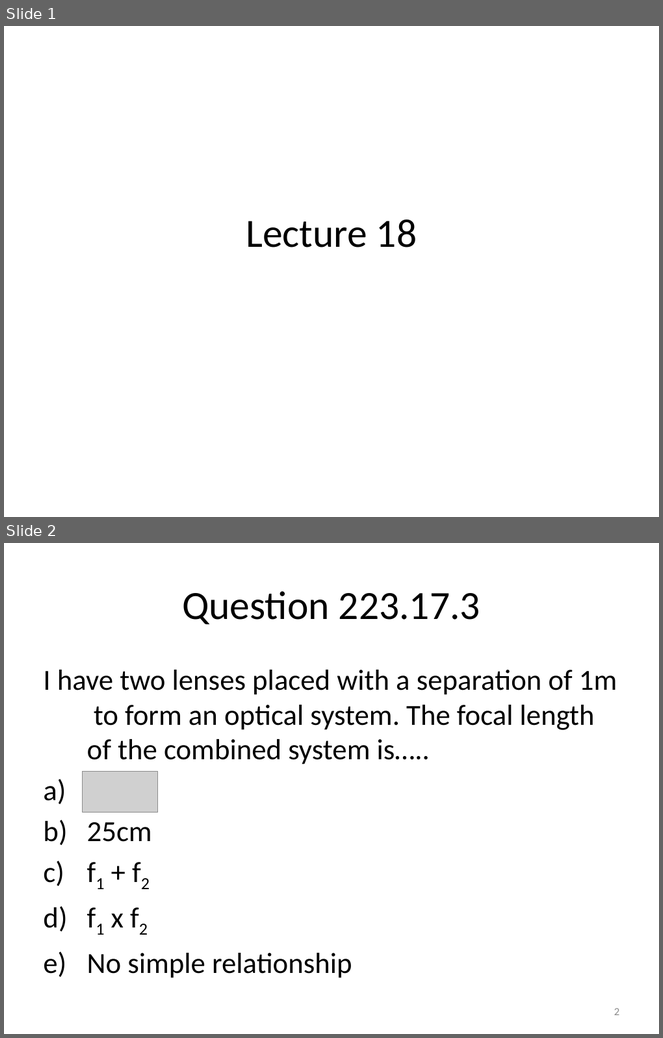
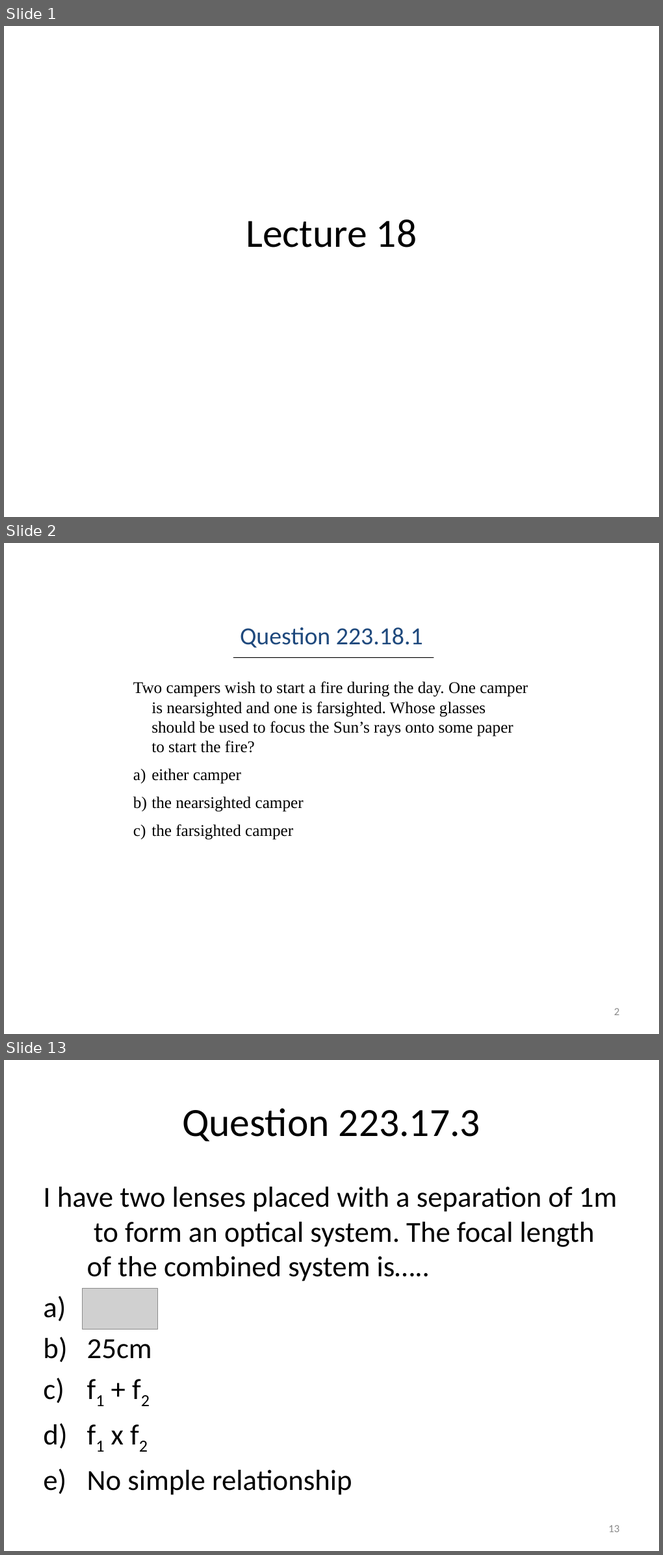
Before and after one commit to rtlines/Introductory-Physics-II, a slide deck: Lecture_Slides/PH 123 Lecture 18.pptx. Shown one above the other, each under a label of ours: slides 1 and 2 before the commit, slides 1, 2 and 13 after it; the slides between them are not shown. The pictures are 663x1038 and 663x1555 pixels, drawn with LibreOffice and Linux fonts; fonts in the diff are those of the drawing; grey boxes stand for pictures. Boxes give left, top, right and bottom in pixels: in the first picture for what was removed or moved away, otherwise in the second. Text is boxed around its words. In the diff, an @@ line names an element or a change of style, - is before the commit and + after.

```diff
--- a/Lecture_Slides/PH 123 Lecture 18.pptx
+++ b/Lecture_Slides/PH 123 Lecture 18.pptx
@@ slide 2 added at (x1=4, y1=543, x2=659, y2=1034), background #FFFFFF @@
@@ text added at (x1=240, y1=627, x2=423, y2=648), 27 pt, text #1F497D @@
+Question 223.18.1
@@ line added from (233, 657) to (434, 657), #000000 0.75 pt @@
@@ text added at (x1=133, y1=681, x2=528, y2=840), 18 pt, text #000000 @@
+Two campers wish to start a fire during the day. One camper is nearsighted and one is farsighted. Whose glasses should be used to focus the Sun’s rays onto some paper to start the fire?
+a) either camper
+b) the nearsighted camper
+c) the farsighted camper
@@ page number added at (x1=614, y1=1008, x2=620, y2=1016), 12 pt, text #8C8C8C @@
+2
@@ what was slide 2 is now slide 13 @@
@@ page number at (x1=608, y1=1525, x2=620, y2=1533): text changed @@
-2
+13
```
Also in this commit, not shown: 1 slide changed, 11 other slides added, 30 other files.
